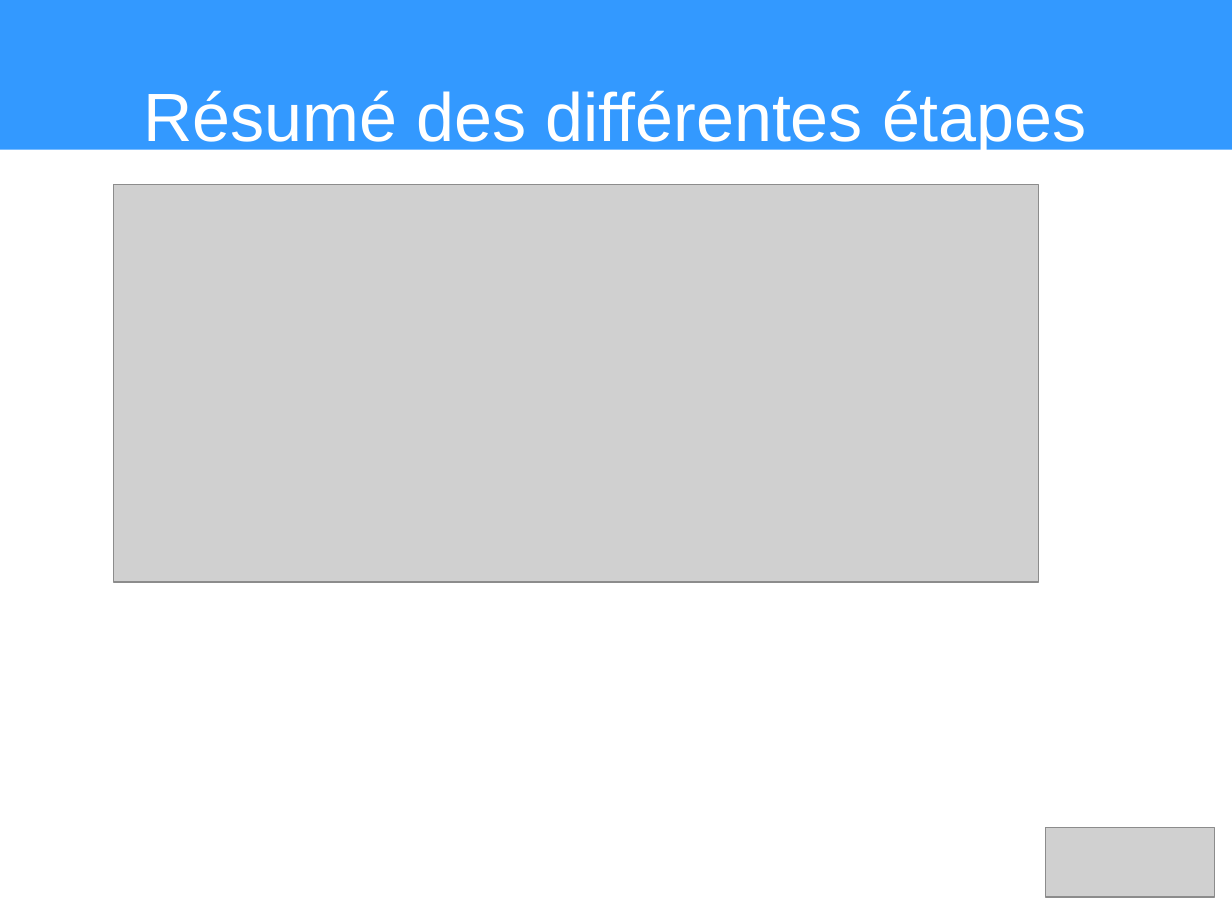
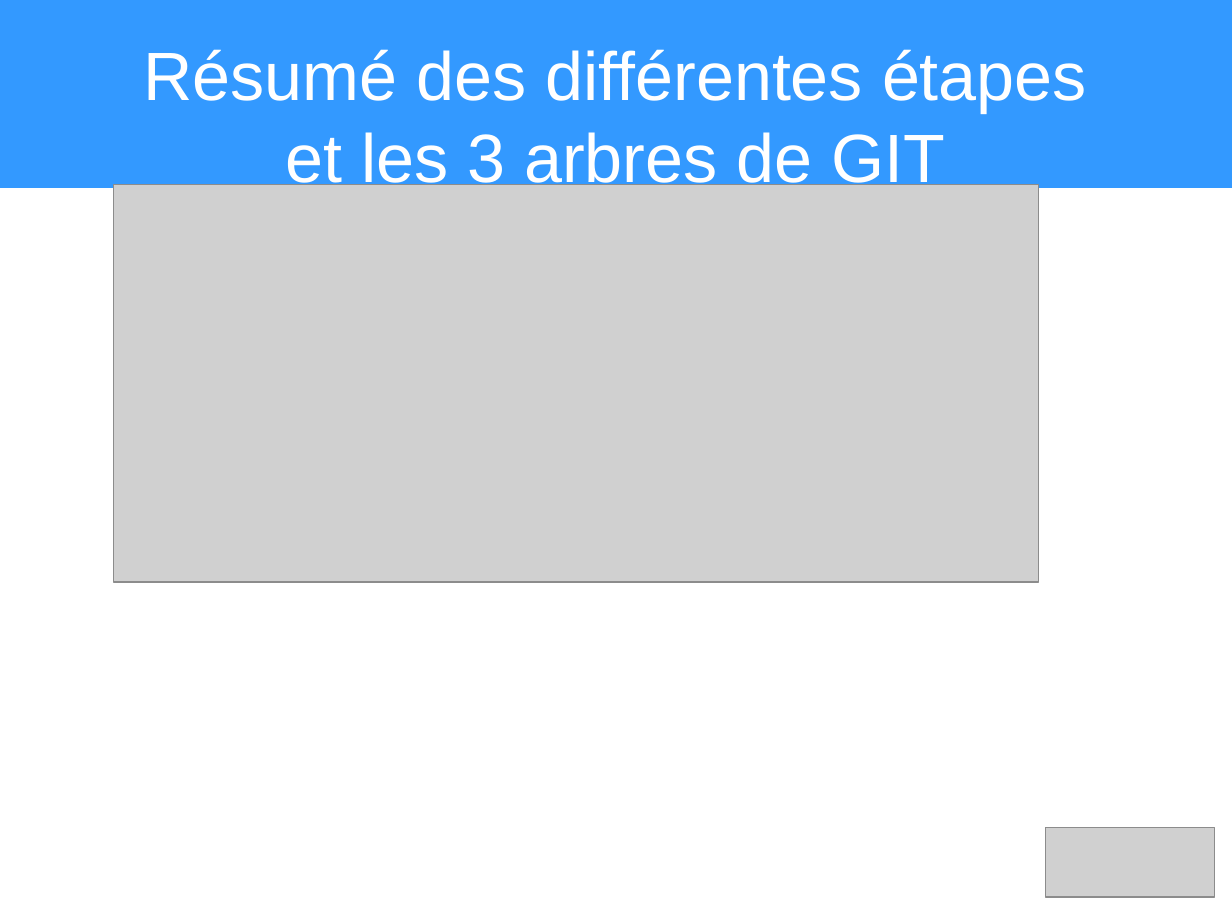
Before and after one commit to heylve/current, a slide deck: slide 13 of Presentations/git_explained.odp. Drawn at 1232x924 pixels with LibreOffice and Linux fonts; fonts in the diff are those of the drawing; grey boxes stand for pictures. Boxes give left, top, right and bottom in pixels: in the first picture for what was removed or moved away, otherwise in the second. Text is boxed around its words. In the diff, an @@ line names an element or a change of style, - is before the commit and + after.

```diff
--- a/Presentations/git_explained.odp
+++ b/Presentations/git_explained.odp
@@ title "Résumé des différentes étapes et ...": place and size @@
-title "Résumé des différentes étapes et ..." at [0, 0, 1232, 150]
+title "Résumé des différentes étapes et ..." at [0, 0, 1232, 188]
@@ title at [144, 49, 1087, 195]: text changed @@
-Résumé des différentes étapes
+Résumé des différentes étapes
+et les 3 arbres de GIT
```
Also in this commit, not shown: 3 other slides changed.
